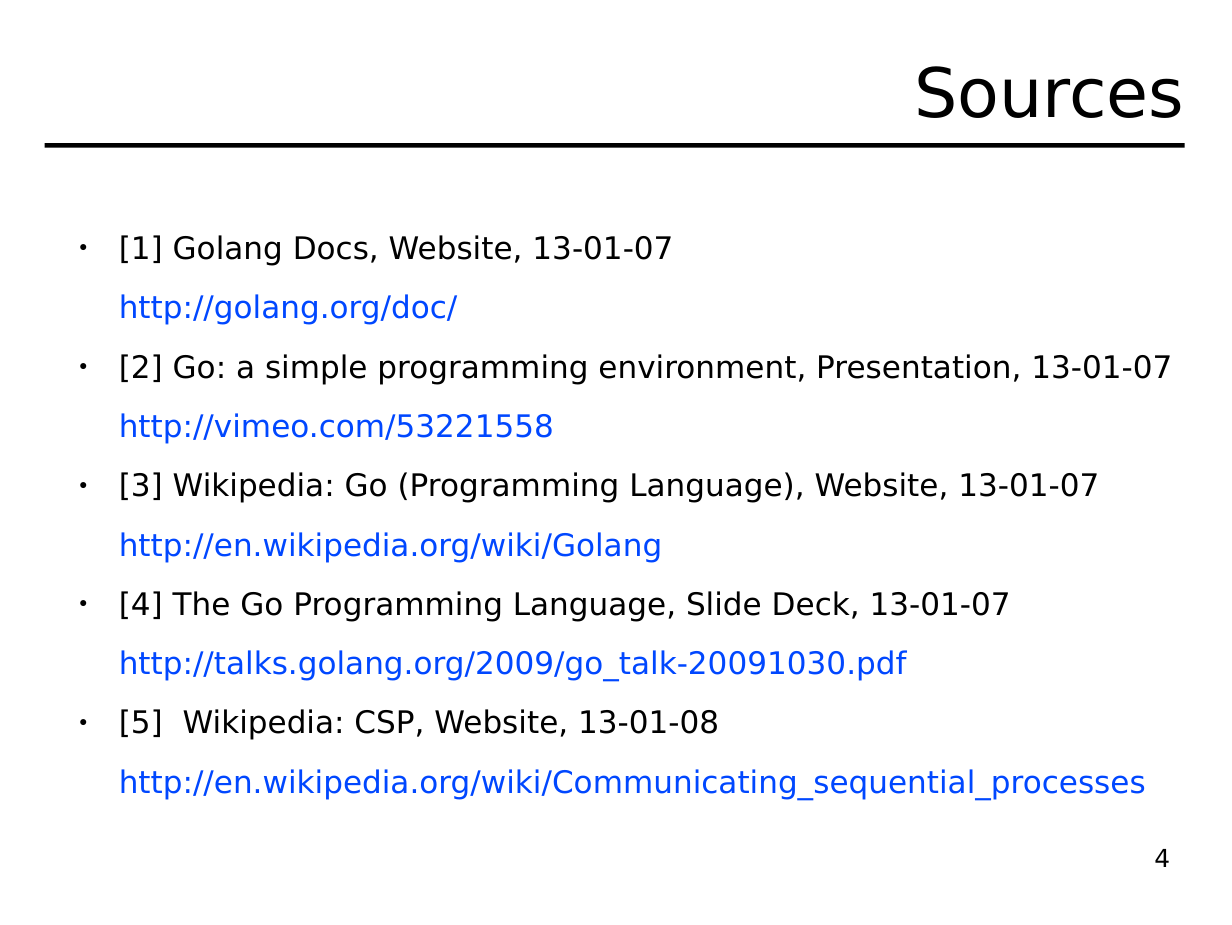
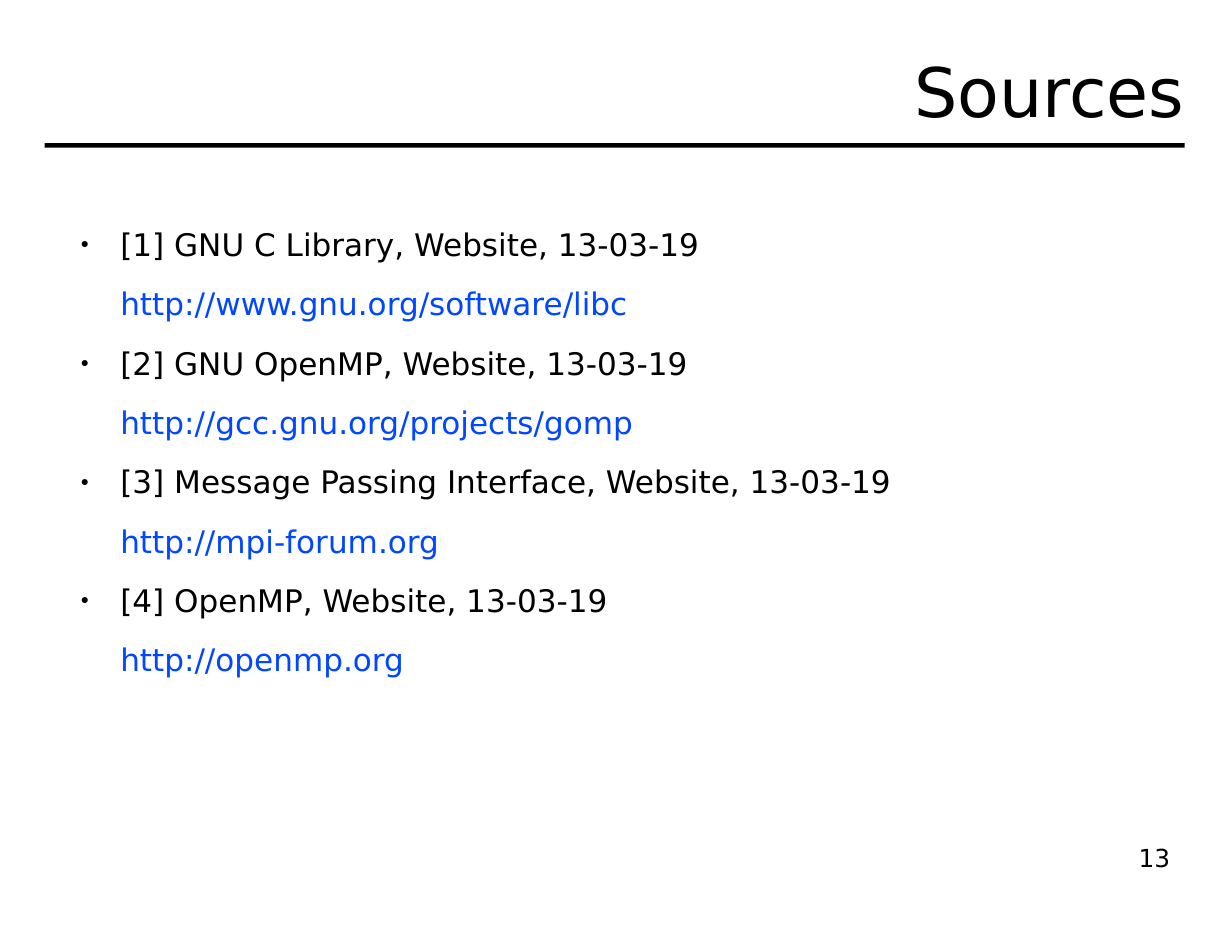
Before and after one commit to hydroo/minor-thesis-barriers, a slide deck: slide 13 of presentation/slides.odp (slide 4 before the commit). Drawn at 1232x925 pixels with LibreOffice and Linux fonts; fonts in the diff are those of the drawing. Boxes give left, top, right and bottom in pixels: in the first picture for what was removed or moved away, otherwise in the second. Text is boxed around its words. In the diff, an @@ line names an element or a change of style, - is before the commit and + after.

```diff
--- a/presentation/slides.odp
+++ b/presentation/slides.odp
@@ text at (x1=120, y1=232, x2=891, y2=678): text changed @@
-● [1] Golang Docs, Website, 13-01-07
-http://golang.org/doc/
-● [2] Go: a simple programming environment, Presentation, 13-01-07
-http://vimeo.com/53221558
-● [3] Wikipedia: Go (Programming Language), Website, 13-01-07
-http://en.wikipedia.org/wiki/Golang
-● [4] The Go Programming Language, Slide Deck, 13-01-07
-http://talks.golang.org/2009/go_talk-20091030.pdf
-● [5] Wikipedia: CSP, Website, 13-01-08
-http://en.wikipedia.org/wiki/Communicating_sequential_processes
+● [1] GNU C Library, Website, 13-03-19
+http://www.gnu.org/software/libc
+● [2] GNU OpenMP, Website, 13-03-19
+http://gcc.gnu.org/projects/gomp
+● [3] Message Passing Interface, Website, 13-03-19
+http://mpi-forum.org
+● [4] OpenMP, Website, 13-03-19
+http://openmp.org
@@ page number at (x1=1139, y1=848, x2=1171, y2=868): text changed @@
-4
+13
```
Also in this commit, not shown: 2 other slides changed, 11 slides added, 2 slides removed, 6 other files.
